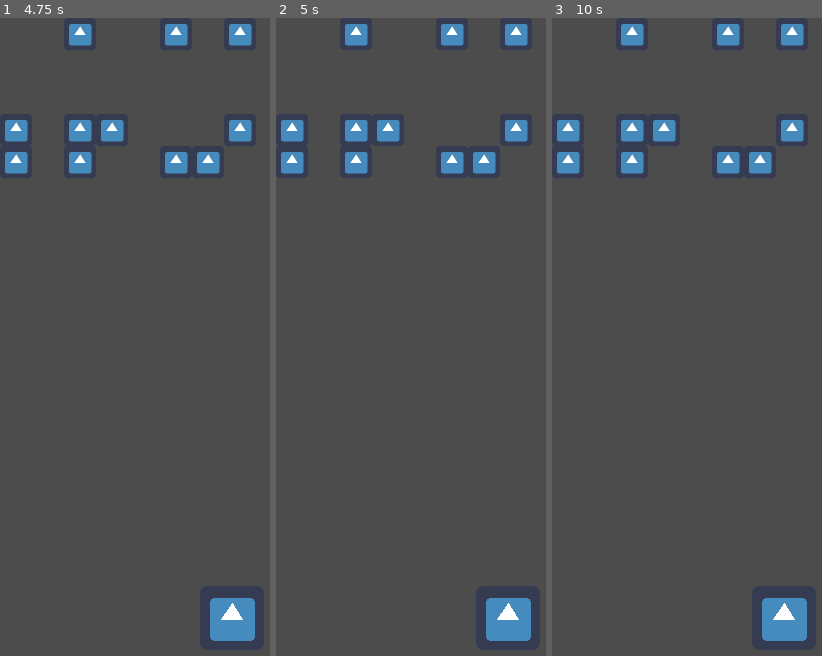
Above: before the commit, frames 1-3 (left to right).
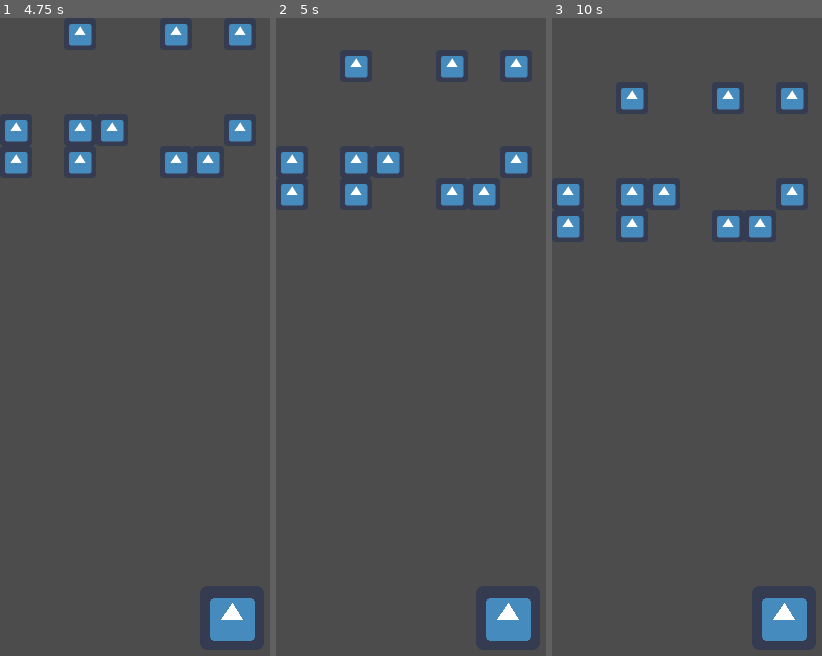
Above: after the commit, the same moments.

Repository: Eptwalabha/ld41-post
Game: Godot game, scene res://world/World.tscn
The game is run twice, just before and just after one commit, with the same random seed, the same clock (stepped at 60 frames per second) and the same inputs. The engine's default icon, where the game draws it, is replaced by a stand-in: a white triangle on a blue panel in a dark square.
Inputs (mouse positions are in pixels of both pictures, inside the frame that each line leads up to):
- Up to frame 1 (4.75 s): tap Enter at 0.5, 2, 3.5 s; move the mouse to (outside the picture) at 0.52 s; click (outside the picture) at 0.67 s; tap Space at 1.25, 2.75, 4.25 s; move the mouse to (153, 368) at 1.27 s; click (153, 368) at 1.42 s; move the mouse to (outside the picture) at 2.02 s; click (outside the picture) at 2.17 s; move the mouse to (229, 464) at 2.77 s; click (229, 464) at 2.92 s; move the mouse to (outside the picture) at 3.52 s; click (outside the picture) at 3.67 s; move the mouse to (102, 241) at 4.27 s; click (102, 241) at 4.42 s
- Up to frame 2 (5 s): no input
- Up to frame 3 (10 s): move the mouse to (outside the picture) at 5.02 s; click (outside the picture) at 5.17 s; move the mouse to (730, 177) at 5.77 s; click (730, 177) at 5.92 s; move the mouse to (outside the picture) at 6.52 s; click (outside the picture) at 6.67 s; move the mouse to (705, 368) at 7.27 s; click (705, 368) at 7.42 s; move the mouse to (outside the picture) at 8.02 s; click (outside the picture) at 8.17 s; move the mouse to (781, 464) at 8.77 s; click (781, 464) at 8.92 s; move the mouse to (outside the picture) at 9.52 s; click (outside the picture) at 9.67 s

Frame 1 is identical in both runs. In frame 2, 5.2% of the frame differs, in the area x 1-94%, y 0-30%; in frame 3, 6.4%, in the area x 1-94%, y 0-35%.

Commit message:
wip - finite state machine for weapon

Diff:
--- a/player/Player.gd
+++ b/player/Player.gd
@@ -2,14 +2,36 @@
 
 export (int) var aiming_size = 5
 
+var weapon = null
+
+onready var weapon_types = {
+	'regular': $Weapon/Regular
+}
+
 func _ready():
+	weapon = $Weapon/Regular
 	for i in range(aiming_size + 1):
 		$Aiming.add_point(Vector2())
 	pass
 
 func _process(delta):
+	weapon.update(delta)
 	pass
 
 func update_aiming(points):
 	for i in points.size():
 		$Aiming.points[i + 1] = points[i] - position
+
+func set_weapon(weapon_name):
+	if weapon_types[weapon_name]:
+		weapon = weapon_types[weapon_name]
+
+func shoot(parent, direction):
+	if weapon.can_shoot():
+		var bullet = weapon.shoot(position, direction)
+		if bullet:
+			bullet.ttl = aiming_size
+			parent.add_child(bullet)
+			bullet.start()
+			bullet.connect("bullet_end", parent, "_on_Bullet_end")
+			bullet.connect("bullet_hit", parent, "_on_Bullet_hit")
--- a/player/Player.tscn
+++ b/player/Player.tscn
@@ -1,14 +1,15 @@
-[gd_scene load_steps=4 format=2]
+[gd_scene load_steps=5 format=2]
 
 [ext_resource path="res://player/Player.gd" type="Script" id=1]
 [ext_resource path="res://icon.png" type="Texture" id=2]
+[ext_resource path="res://player/weapon/types/regular.gd" type="Script" id=3]
 
 [sub_resource type="Gradient" id=1]
 
 offsets = PoolRealArray( 0, 0.721893, 1 )
 colors = PoolColorArray( 1, 0, 0, 1, 1, 0, 0, 1, 1, 0, 0, 0 )
 
-[node name="Player" type="Node2D"]
+[node name="Player" type="Node2D" index="0"]
 
 script = ExtResource( 1 )
 aiming_size = 5
@@ -27,3 +28,10 @@
 sharp_limit = 2.0
 round_precision = 8
 _sections_unfolded = [ "Fill", "Material", "Visibility" ]
+
+[node name="Weapon" type="Node" parent="." index="2"]
+
+[node name="Regular" type="Node" parent="Weapon" index="0"]
+
+script = ExtResource( 3 )
+cooldown_amount = 0.1
--- a/player/weapon/Bullet.gd
+++ b/player/weapon/Bullet.gd
@@ -9,6 +9,7 @@
 var bounce_direction = Vector2()
 var previous_result
 var life = 0
+var direction = Vector2()
 
 func _ready():
 	$Tween.connect("tween_completed", self, "_on_tween_completed")
@@ -17,6 +18,13 @@
 func init(position, direction, ttl = 3, speed = 100):
 	self.ttl = ttl
 	self.speed = speed
+	self.position = position
+	self.direction = direction
+
+func start():
+	next_direction(position, direction)
+
+func next_direction(position, direction):
 	var space_state = get_world_2d().direct_space_state
 	var exclude = [self]
 	if previous_result:
@@ -42,7 +50,7 @@
 		destroy_bullet()
 	else:
 		emit_signal("bullet_hit", previous_result)
-		init(next_position, bounce_direction, self.ttl, self.speed)
+		next_direction(next_position, bounce_direction)
 
 func destroy_bullet():
 	emit_signal("bullet_end")
--- /dev/null
+++ b/player/weapon/types/regular.gd
@@ -0,0 +1,23 @@
+extends "../weapon.gd"
+
+var cooldown = 0
+export (float) var cooldown_amount = 0.5
+var bullet_ttl = 5
+var bullet_speed = 800
+
+func _ready():
+	pass
+
+func update(delta):
+	if cooldown > 0:
+		cooldown -= delta
+
+func shoot(position, direction):
+	cooldown = cooldown_amount
+	var bullet = preload("res://player/weapon/Bullet.tscn").instance()
+	bullet.position = position
+	bullet.init(position, direction, bullet_ttl, bullet_speed)
+	return bullet
+
+func can_shoot():
+	return cooldown <= 0
--- /dev/null
+++ b/player/weapon/weapon.gd
@@ -0,0 +1,11 @@
+extends Node
+
+func shoot(position, direction):
+	print("shoot base")
+
+func can_shoot():
+	print("can shoot base")
+	return true
+
+func update(delta):
+	pass
--- a/world/World.gd
+++ b/world/World.gd
@@ -2,19 +2,19 @@
 
 export (float) var speed = 1
 export (int) var bullet_speed = 1000
-
-var coolDown = 0
+var Particle = preload("res://particles/Hit.tscn")
+var paused = false
 
 func _ready():
+	paused = false
 	$Tick.set_wait_time(speed)
 	$Tick.start()
 	pass
 
 func _process(delta):
-	if coolDown > 0:
-		coolDown -= delta
-	if Input.is_mouse_button_pressed(BUTTON_LEFT):
-		shoot_bullet()
+	if Input.is_mouse_button_pressed(BUTTON_LEFT) and not paused:
+		var direction = get_mouse_direction($Player.position)
+		$Player.shoot(self, direction)
 
 func _physics_process(delta):
 	update_player_aiming()
@@ -28,36 +28,29 @@
 	return (get_viewport().get_mouse_position() - position).normalized()
 
 func pause():
-	$Tick.set_paused(true)
+	paused = true
+	$Tick.set_paused(paused)
 
 func resume():
-	$Tick.set_paused(false)
+	paused = false
+	$Tick.set_paused(paused)
 
-func shoot_bullet():
-	if can_shoot():
-		var position = $Player.position
-		var direction = get_mouse_direction(position)
-		var bullet = preload("res://player/weapon/Bullet.tscn").instance()
-		bullet.position = $Player.position
-		add_child(bullet)
-		bullet.init(position, direction, $Player.aiming_size, bullet_speed)
-		bullet.connect("bullet_end", self, "resume")
-		bullet.connect("bullet_hit", self, "bullet_hit")
-		coolDown = .2
-		pause()
+func spawn_hit_particle(position, rotation):
+	var particle = Particle.instance()
+	particle.position = position
+	particle.rotation = rotation
+	add_child(particle)
+	particle.set_emitting(true)
+	return particle
 
-func bullet_hit(ray_result):
+func _on_Bullet_hit(ray_result):
 	var body = ray_result.collider
-	var hit_particle = preload("res://particles/Hit.tscn").instance()
-	add_child(hit_particle)
-	hit_particle.position = ray_result.position
-	hit_particle.rotation = ray_result.normal.angle()
-	hit_particle.set_emitting(true)
+	spawn_hit_particle(ray_result.position, ray_result.normal.angle())
 	if body.is_in_group("block"):
 		$Grid.move_block_to(body, ray_result.normal * -1)
 
-func can_shoot():
-	return coolDown <= 0
+func _on_Bullet_end():
+	resume()
 
 func _on_Tick_timeout():
 	$Grid.move_block_down(speed / 3)
